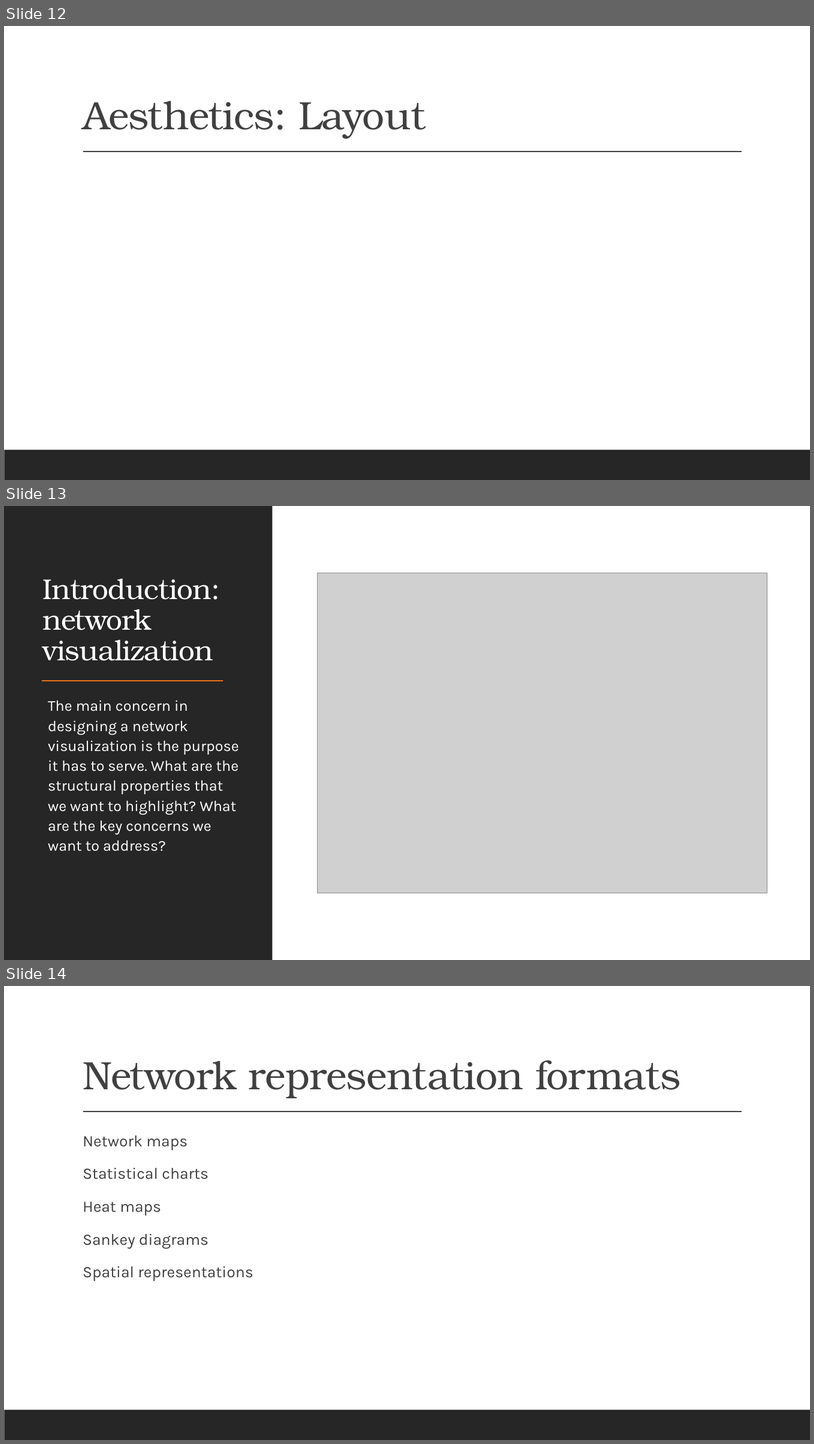
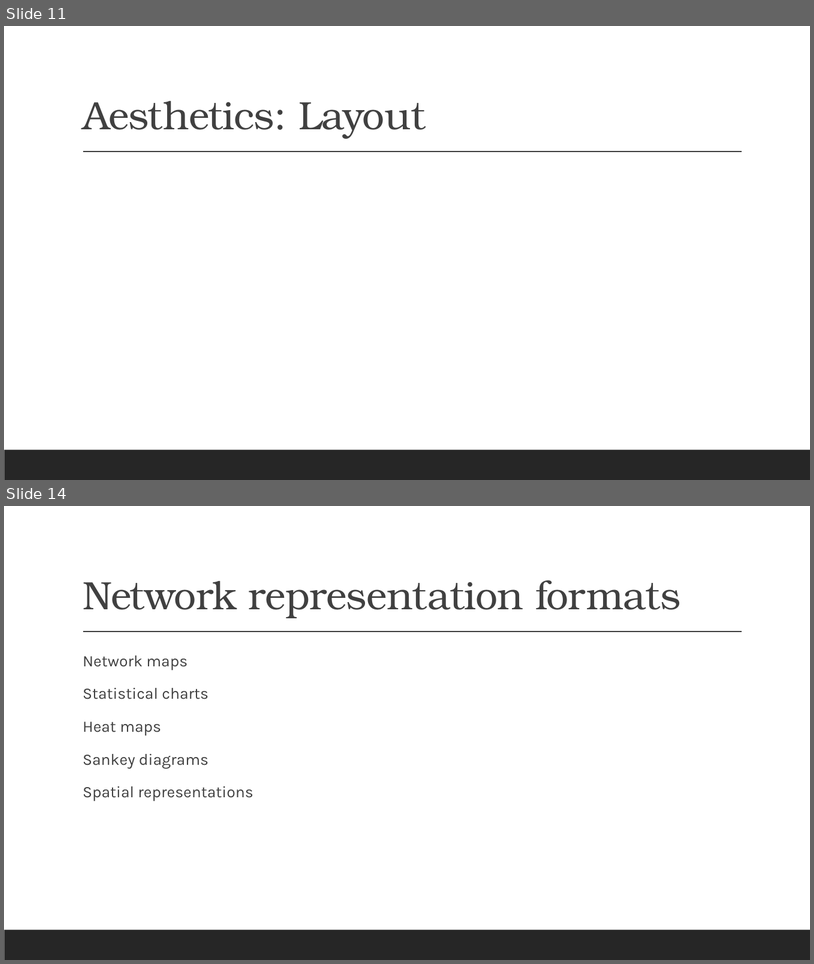
Before and after one commit to elisegia/COC, a slide deck: Day 3.pptx. Shown one above the other, each under a label of ours: slides 12, 13 and 14 before the commit, slides 11 and 14 after it; the slides between them are not shown. The pictures are 814x1444 and 814x964 pixels, drawn with LibreOffice and Linux fonts; fonts in the diff are those of the drawing; grey boxes stand for pictures. Boxes give left, top, right and bottom in pixels: in the first picture for what was removed or moved away, otherwise in the second. Text is boxed around its words. In the diff, an @@ line names an element or a change of style, - is before the commit and + after.

```diff
--- a/Day 3.pptx
+++ b/Day 3.pptx
@@ slide 13 removed at (4,506,810,960), background #FFFFFF; not listed: 1 template element that a slide beside it also shows @@
@@ rectangle removed at (4,506,273,960) @@
@@ rectangle removed at (5,506,810,960) @@
@@ picture removed at (318,573,767,893) @@
@@ title removed at (42,579,220,661) @@
-Introduction: network visualization
@@ line removed from (42, 681) to (224, 681) @@
@@ text removed at (48,700,239,851) @@
-  The main concern in designing a network visualization is the purpose it has to serve. What are the structural properties that we want to highlight? What are the key concerns we want to address?
@@ what was slide 12 is now slide 11 @@
```
Also in this commit, not shown: 2 slides changed, 5 slides added, 1 other slide removed, 2 other files.
